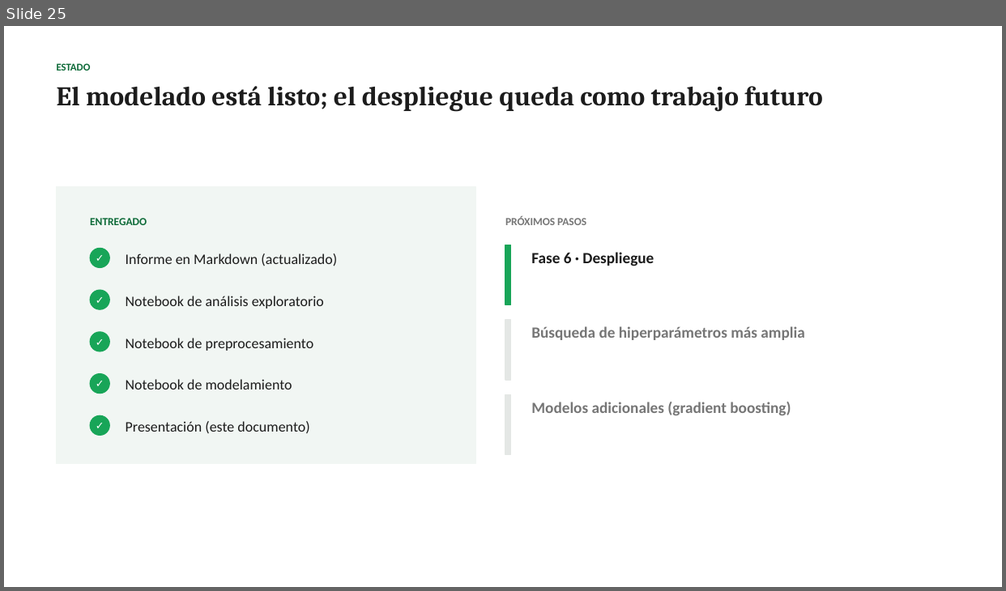
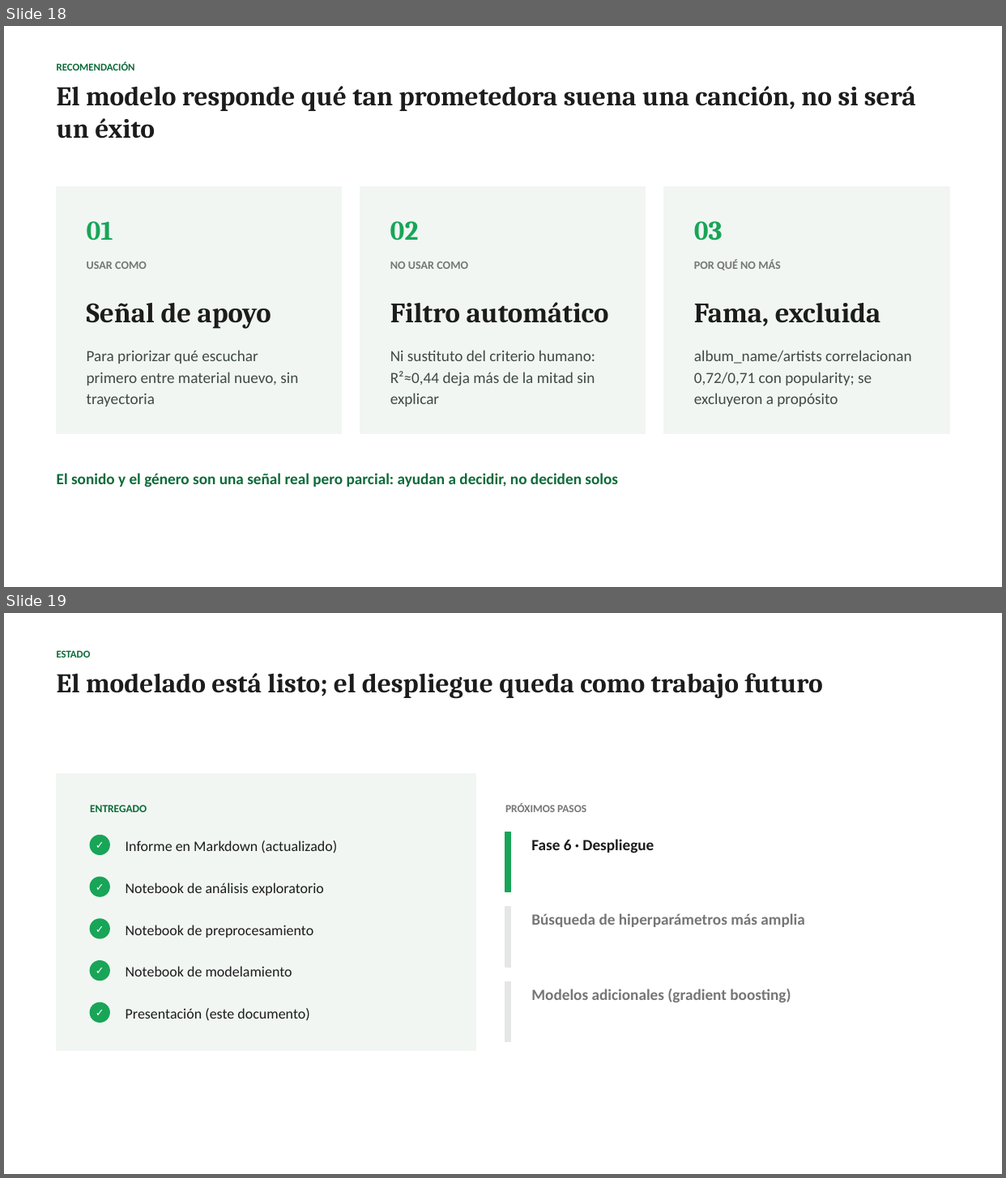
Before and after one commit to Felipe-Ahumada/Spotify-Tracks-Dataset, a slide deck: docs/EP1_Spotify_Presentacion_1.pptx. Shown one above the other, each under a label of ours: slide 25 before the commit, slides 18 and 19 after it. The pictures are 1006x591 and 1006x1178 pixels, drawn with LibreOffice and Linux fonts; fonts in the diff are those of the drawing. Boxes give left, top, right and bottom in pixels: in the first picture for what was removed or moved away, otherwise in the second. Text is boxed around its words. In the diff, an @@ line names an element or a change of style, - is before the commit and + after.

```diff
--- a/docs/EP1_Spotify_Presentacion_1.pptx
+++ b/docs/EP1_Spotify_Presentacion_1.pptx
@@ slide 18 added at [4,26,1002,587], background #FFFFFF @@
@@ text added at [57,62,135,71], 10 pt, text #0E6B39, bold @@
+RECOMENDACIÓN
@@ text added at [57,86,916,139], 26 pt, text #1C1C1C, bold @@
+El modelo responde qué tan prometedora suena una canción, no si será un éxito
@@ rectangle added at [57,187,342,434], fill #F1F6F3, outline #F1F6F3 1 pt @@
@@ rectangle added at [360,187,646,434], fill #F1F6F3, outline #F1F6F3 1 pt @@
@@ rectangle added at [664,187,949,434], fill #F1F6F3, outline #F1F6F3 1 pt @@
@@ text added at [87,221,113,241], 26 pt, text #18A558, bold @@
+01
@@ text added at [390,221,419,241], 26 pt, text #18A558, bold @@
+02
@@ text added at [694,221,722,241], 26 pt, text #18A558, bold @@
+03
@@ text added at [87,262,147,269], 11 pt, text #767676, bold @@
+USAR COMO
@@ text added at [390,262,468,269], 11 pt, text #767676, bold @@
+NO USAR COMO
@@ text added at [694,259,781,271], 11 pt, text #767676, bold @@
+POR QUÉ NO MÁS
@@ text added at [87,303,271,329], 27 pt, text #1C1C1C, bold @@
+Señal de apoyo
@@ text added at [390,302,609,323], 27 pt, text #1C1C1C, bold @@
+Filtro automático
@@ text added at [694,303,880,327], 27 pt, text #1C1C1C, bold @@
+Fama, excluida
@@ text added at [87,350,298,407], 15 pt, text #3F4A44 @@
+Para priorizar qué escuchar primero entre material nuevo, sin trayectoria
@@ text added at [390,350,595,407], 15 pt, text #3F4A44 @@
+Ni sustituto del criterio humano: R²≈0,44 deja más de la mitad sin explicar
@@ text added at [694,350,912,407], 15 pt, text #3F4A44 @@
+album_name/artists correlacionan 0,72/0,71 con popularity; se excluyeron a propósito
@@ text added at [57,473,618,488], 15 pt, text #0E6B39, bold @@
+El sonido y el género son una señal real pero parcial: ayudan a decidir, no deciden solos
@@ what was slide 25 is now slide 19 @@
```
Also in this commit, not shown: 5 slides changed, 4 other slides added, 11 slides removed, 7 other files.
